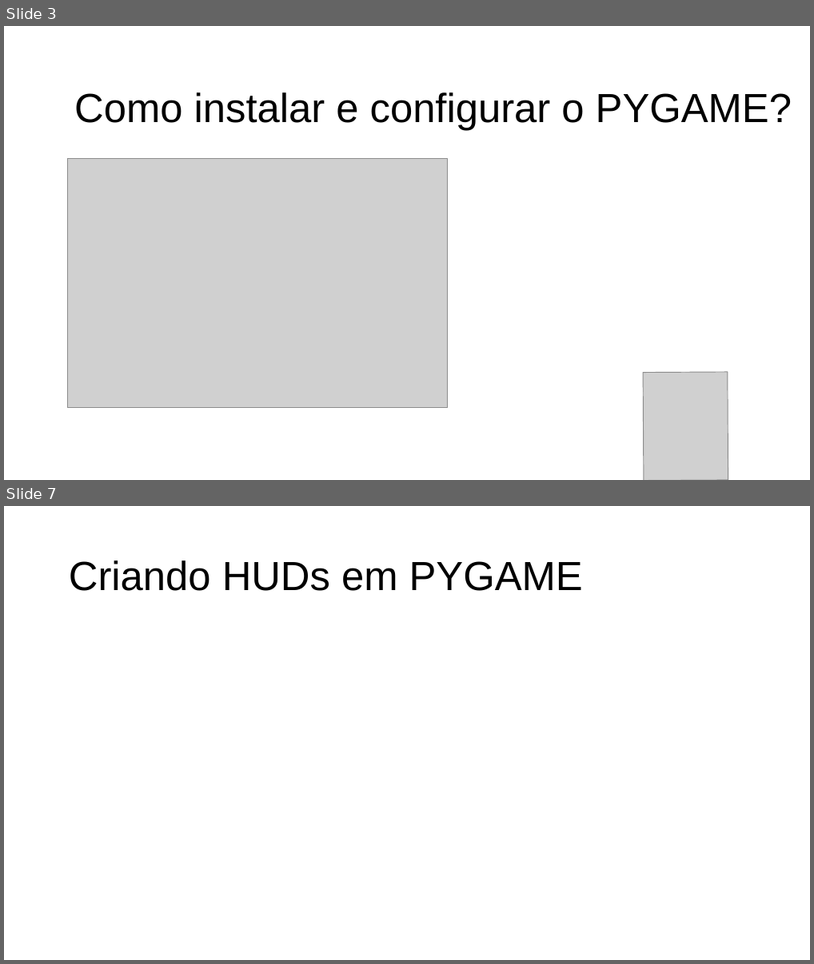
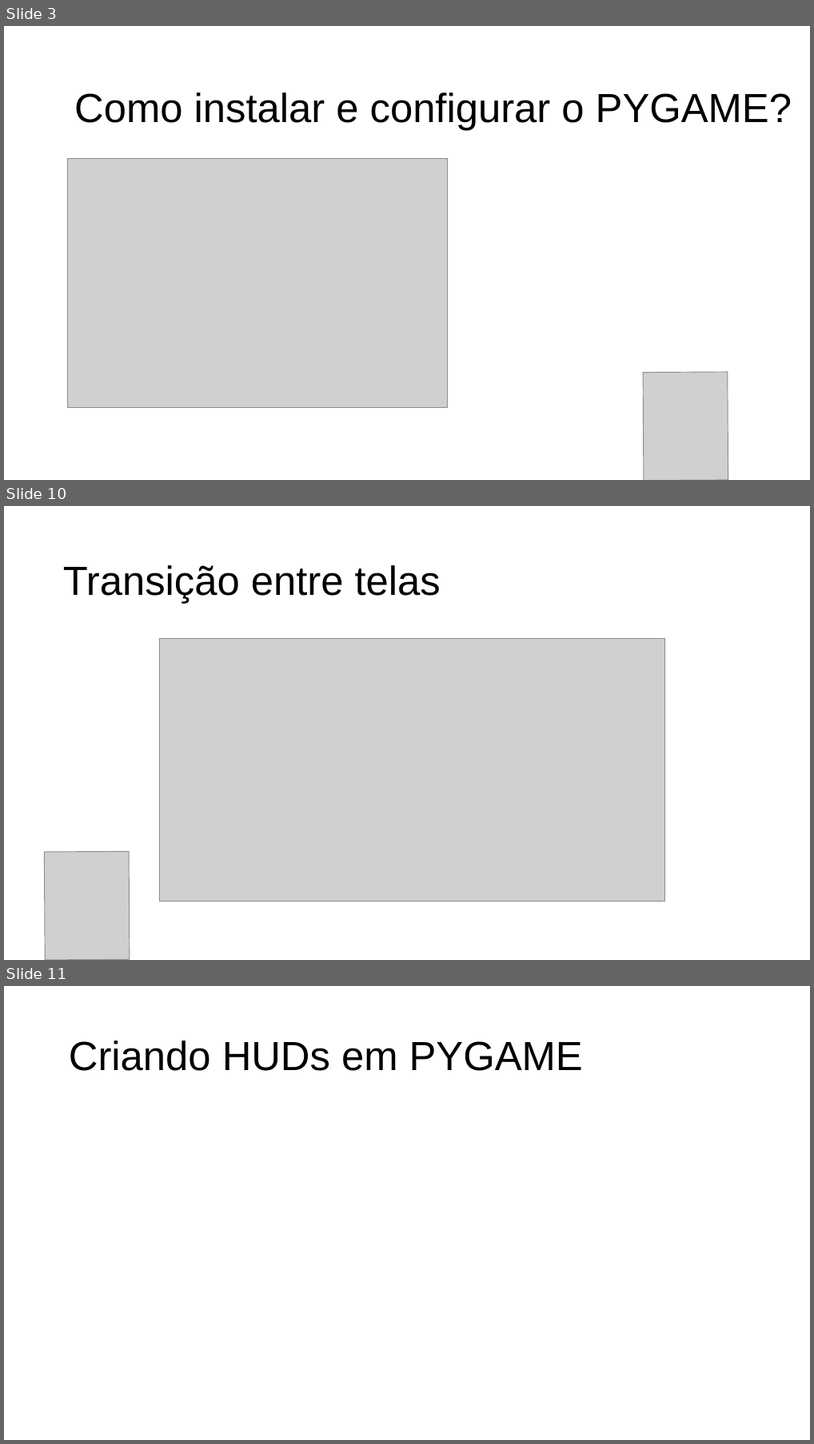
Before and after one commit to Victor7095/flappy-bird-pygame, a slide deck: slide_flappy_bird.pdf.odp. Shown one above the other, each under a label of ours: slides 3 and 7 before the commit, slides 3, 10 and 11 after it; the slides between them are not shown. The pictures are 814x964 and 814x1444 pixels, drawn with LibreOffice and Linux fonts; fonts in the diff are those of the drawing; grey boxes stand for pictures. Boxes give left, top, right and bottom in pixels: in the first picture for what was removed or moved away, otherwise in the second. Text is boxed around its words. In the diff, an @@ line names an element or a change of style, - is before the commit and + after.

```diff
--- a/slide_flappy_bird.pdf.odp
+++ b/slide_flappy_bird.pdf.odp
@@ slide 10 added at <box>4,506,810,960</box>, background #FFFFFF @@
@@ text added at <box>63,565,441,604</box>, 40 pt, text #000000 @@
+Transição entre telas
@@ picture added at <box>160,639,666,900</box> @@
@@ picture added at <box>45,851,130,960</box> @@
@@ what was slide 7 is now slide 11 @@
```
Also in this commit, not shown: 3 slides changed, 3 other slides added.
